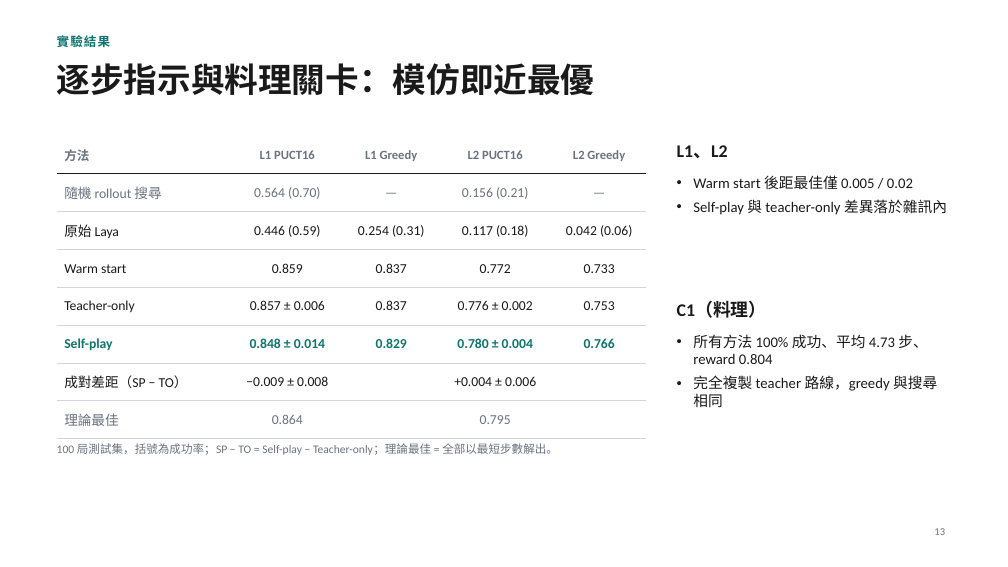
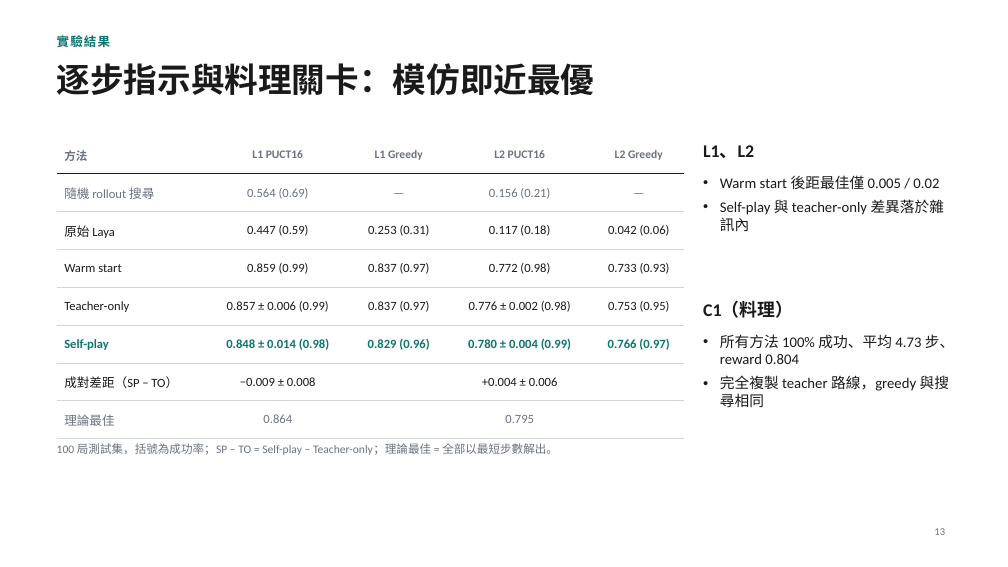
Before and after one commit to kthfan/mcts_laya, a slide deck: slide 13 of docs/project_slides_short.pptx. Drawn at 1008x567 pixels with LibreOffice and Linux fonts; fonts in the diff are those of the drawing. Boxes give left, top, right and bottom in pixels: in the first picture for what was removed or moved away, otherwise in the second. Text is boxed around its words. In the diff, an @@ line names an element or a change of style, - is before the commit and + after.

```diff
--- a/docs/project_slides_short.pptx
+++ b/docs/project_slides_short.pptx
@@ table at <box>57,136,684,430</box> @@
-row 2, column 2: 0.564 (0.70)
+row 2, column 2: 0.564 (0.69)
-row 3, column 2: 0.446 (0.59)
+row 3, column 2: 0.447 (0.59)
-row 3, column 3: 0.254 (0.31)
+row 3, column 3: 0.253 (0.31)
-row 4: Warm start | 0.859 | 0.837 | 0.772 | 0.733
+row 4: Warm start | 0.859 (0.99) | 0.837 (0.97) | 0.772 (0.98) | 0.733 (0.93)
-row 5: Teacher-only | 0.857 ± 0.006 | 0.837 | 0.776 ± 0.002 | 0.753
+row 5: Teacher-only | 0.857 ± 0.006 (0.99) | 0.837 (0.97) | 0.776 ± 0.002 (0.98) | 0.753 (0.95)
-row 6: Self-play | 0.848 ± 0.014 | 0.829 | 0.780 ± 0.004 | 0.766
+row 6: Self-play | 0.848 ± 0.014 (0.98) | 0.829 (0.96) | 0.780 ± 0.004 (0.99) | 0.766 (0.97)
@@ size 12 to 11 pt in "方法", "L1 PUCT16", "L1 Greedy", "L2 PUCT16" and 1 more places @@
@@ size 13 to 12 pt in "隨機 rollout 搜尋", "—", "0.156 (0.21)", "—" and 12 more places @@
@@ table: place and size @@
-table at <box>57,136,647,430</box>
+table at <box>57,136,684,430</box>
@@ text "L1、L2": place and size @@
-text "L1、L2" at <box>677,145,728,158</box>
+text "L1、L2" at <box>703,145,754,158</box>
@@ text "Warm start 後距最佳僅 0.005 / ..." rewrapped from <box>693,175,947,215</box> to <box>720,175,945,231</box> @@
@@ text "C1（料理）": place and size @@
-text "C1（料理）" at <box>677,301,767,318</box>
+text "C1（料理）" at <box>703,301,793,318</box>
@@ text "所有方法 100% 成功、平均 4.73 步、reward ..." rewrapped from <box>693,334,937,407</box> to <box>720,334,954,407</box> @@
```
Also in this commit, not shown: 4 other slides changed.
